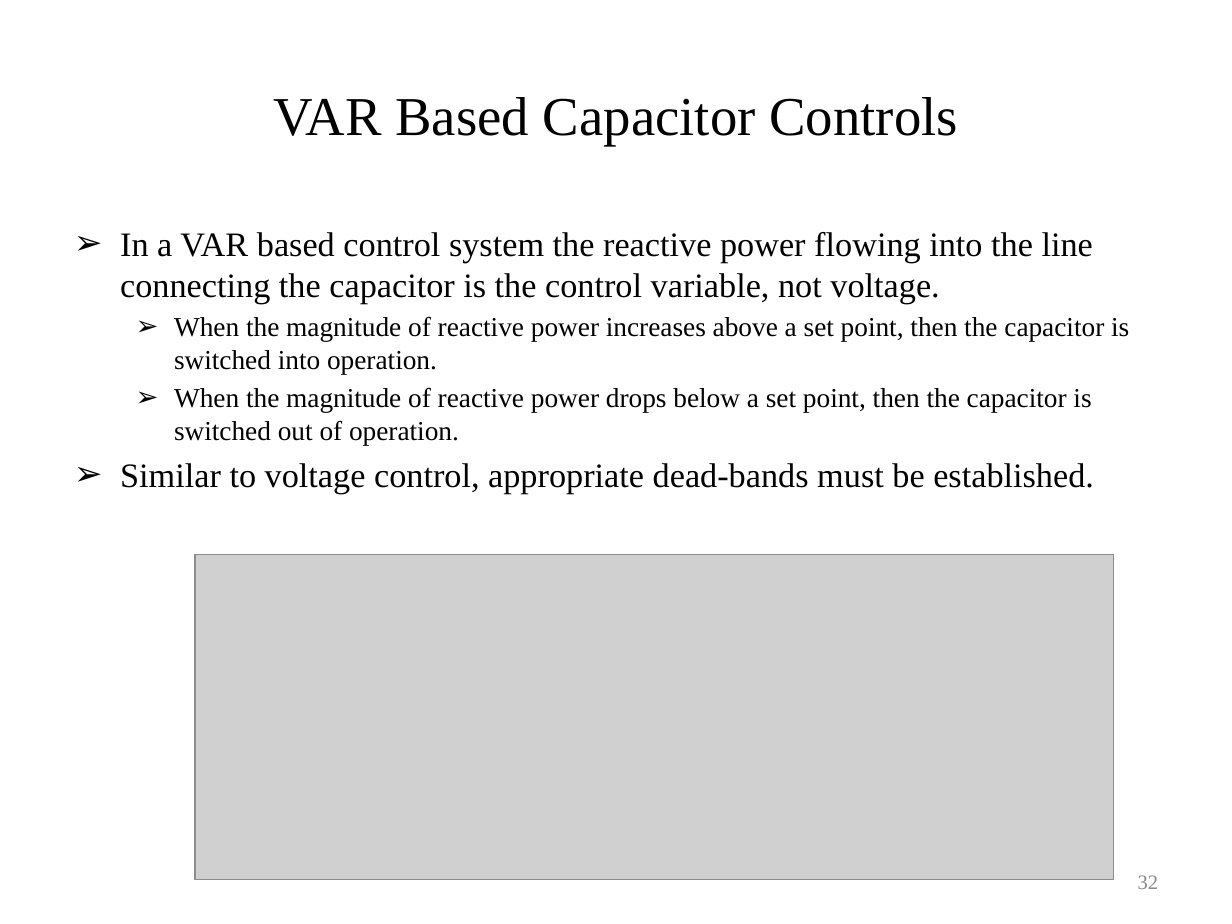
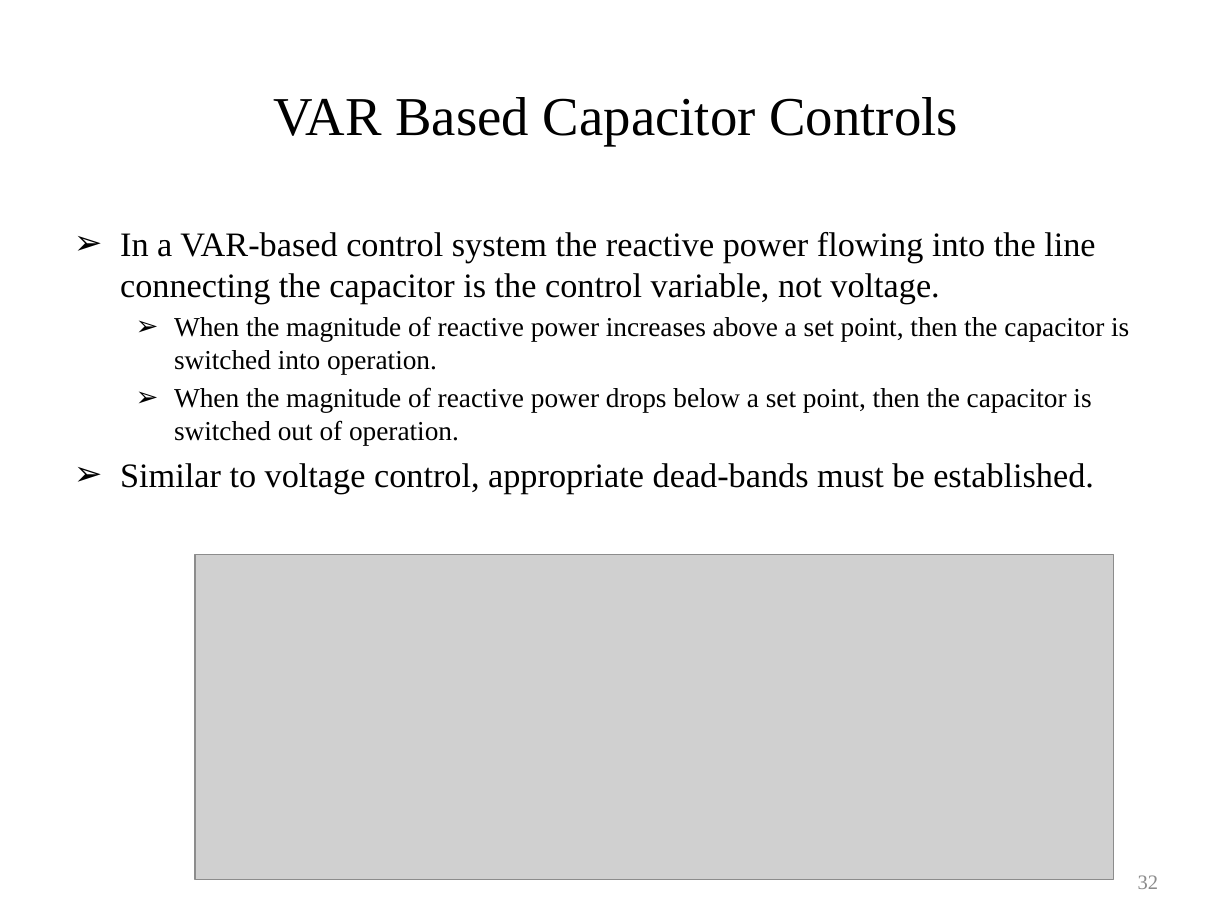
Before and after one commit to gridlab-d/course, a slide deck: slide 32 of University of Washington Class/Module 4 - Voltage control devices.pptx. Drawn at 1232x924 pixels with LibreOffice and Linux fonts; fonts in the diff are those of the drawing; grey boxes stand for pictures. Boxes give left, top, right and bottom in pixels: in the first picture for what was removed or moved away, otherwise in the second. Text is boxed around its words. In the diff, an @@ line names an element or a change of style, - is before the commit and + after.

Commit message:
Minor updates for consistency and spelling

```diff
--- a/University of Washington Class/Module 4 - Voltage control devices.pptx
+++ b/University of Washington Class/Module 4 - Voltage control devices.pptx
@@ text at [120, 232, 1095, 304]: text changed @@
-➢ In a VAR based control system the reactive power flowing into the line connecting the capacitor is the control variable, not voltage.
+➢ In a VAR-based control system the reactive power flowing into the line connecting the capacitor is the control variable, not voltage.
```
Also in this commit, not shown: 12 other slides changed.
